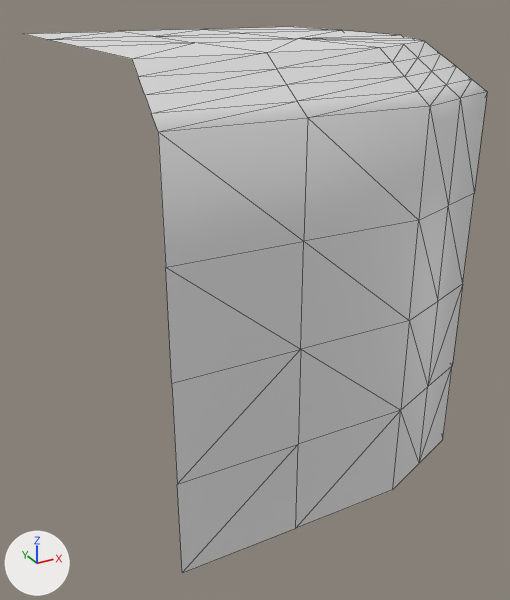
The OBJ model assets/tiles/cliff_1000-0000.obj, before and after one commit.
Before and after are seen from a 50 mm lens placed at (-1.404, -0.947, 0.102), pointed at (-0.601, 0.514, -0.628). The lights are fixed; the arrows at lower left show +X, +Y and +Z. Mesh edges are drawn as thin lines. Where no turn or scale is listed for an object, it has been applied to the vertices.

Names of what the first picture shows: 'cliff_1000-0000_Cube.002'.
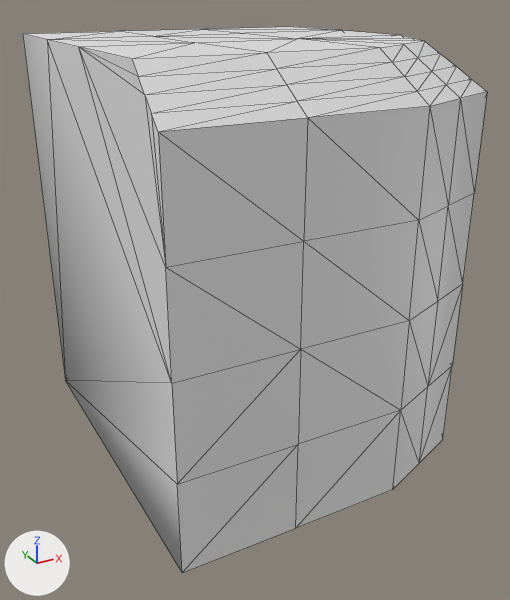
Where the change shows, as pixel boxes (x1, y1, x2, y2) in the pictures (510 x 600 px):
'cliff_1000-0000_Cube.002', reshaped: before (25, 27, 487, 573); after (23, 27, 487, 573)
part 1 of me_cliff_1000_0000_cube_002, added: after (23, 34, 182, 572)

The edits, one by one:
me_cliff_1000_0000_cube_002 is used by ob_cliff_1000_0000_cube_002; location (0.0, 0.0, 0.0).
me_cliff_1000_0000_cube_002 had 90 vertices, 148 faces and spanned x -1.0..-0.1, y 0.1..1.0, z -1.0..0.0.
me_cliff_1000_0000_cube_002 now has 91 vertices, 178 faces and spans x -1.0..-0.1, y 0.1..1.0, z -1.0..0.0.
Part 1, on me_cliff_1000_0000_cube_002:
1 vertex is added at (-1.0, 1.0, -1.0).
30 new faces join them.
